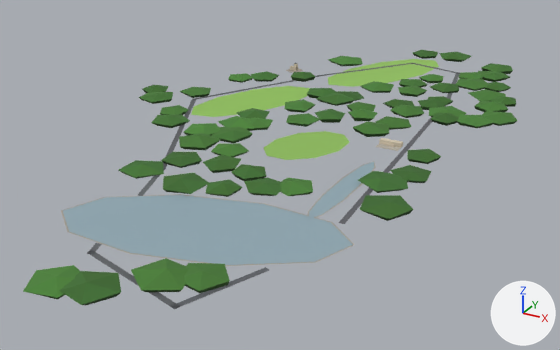
The glTF model public/landmarks/prospect-park/lod2.glb: old version first, new version second.
Camera for both pictures: a 50 mm lens placed at (1304.0, -2443.0, 1019.0), pointed at (40.0, -144.0, -130.0). Arrows for +X, +Y and +Z are at lower right; the lights stay in place. The older version comes first. Where no turn or scale is listed for an object, it has been applied to the vertices. Vertices at exactly the same position are counted once.

The first picture shows 'prospect-park-lod2'.
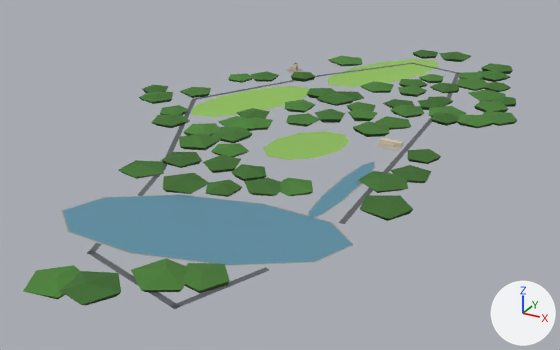
What differs and where, as boxes [x1, y1, x2, y2] in the pictures (560 x 350 px):
part 1 of me_prospect_park_lod2, recoloured (greyish blue to cyan)
    both: [63, 162, 374, 265]

Edits to the bpy script that builds the scene:
```text
Change me_prospect_park_lod2:
    where me_prospect_park_lod2.from_pydata(...)  # 900 vertices, 1173 faces; spans x -735.0..735.0, y -1310.0..1310.0, z -19.0..19.0
    used by ob_prospect_park_lod2; location = (30.0, -60.0, 49.0)
    me_prospect_park_lod2 part 1: 16 faces centred in x -143.0..449.0, y -909.0..-229.0, z -19.0 are repainted in the vertex colours; the middle colour goes from greyish blue #91a8b2 to cyan #5f8fa3
```
